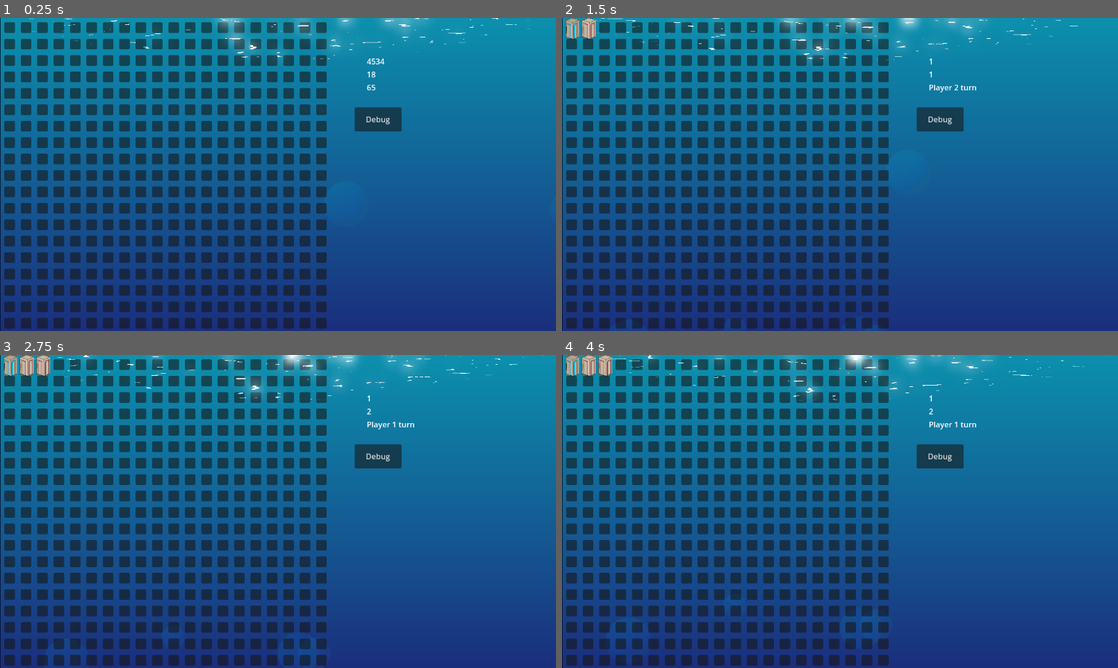
Above: before the commit, frames 1-4 (two rows, left to right).
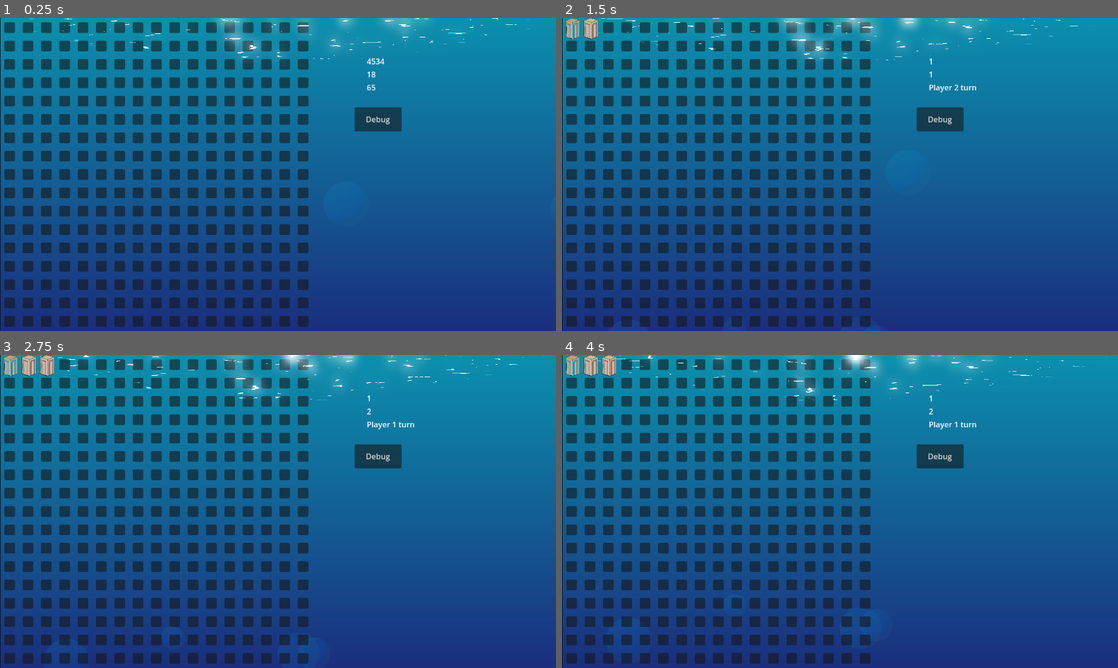
Above: after the commit, the same moments.

Repository: BeadsInCheese/CellularBubbleState
Game: Godot game, scene res://MainGame.tscn
Two runs of this game, one before a commit and one after it. Both use one fixed random seed, a clock stepped at 60 frames per second and the inputs below.
Inputs (mouse positions are in pixels of both pictures, inside the frame that each line leads up to):
- Up to frame 1 (0.25 s): no input
- Up to frame 2 (1.5 s): click (573, 27) at 0.52 s; click (589, 27) at 1.27 s
- Up to frame 3 (2.75 s): click (44, 364) at 2.02 s
- Up to frame 4 (4 s): move the mouse to (962, 495) at 2.77 s; click (962, 495) at 2.92 s; move the mouse to (728, 527) at 3.52 s; click (728, 527) at 3.67 s

The runs differ from the first frame. In frame 1, 29% of the frame differs, in the area x 0-59%, y 1-100%; in frame 2, 29%; in frame 3, 29%, in the area x 0-59%, y 0-100%; in frame 4, 29%.

Commit message:
changed gridsize

Diff:
--- a/gamejam2025/Grid.gd
+++ b/gamejam2025/Grid.gd
@@ -6,9 +6,9 @@
 @export
 var gui :GUI
 @export
-var xsize : int = 20
+var xsize : int = 17
 @export
-var ysize : int = 20
+var ysize : int = 17
 
 var gridList=[]
 enum Players{PLAYER1=1,PLAYER2=3,AUTOMATA=0}
@@ -49,7 +49,7 @@
 	for i in range(len(gridList)):
 		var xpos:int=i%xsize
 		var ypos:int=i/ysize
-		gridList[i].position=Vector2(xpos,ypos)*34+Vector2(20,20)
+		gridList[i].position=Vector2(xpos,ypos)*38+Vector2(20,20)
 func automata_step() -> void:
 	for i in range(len(gridList)):
 		var xpos:int=i%xsize
